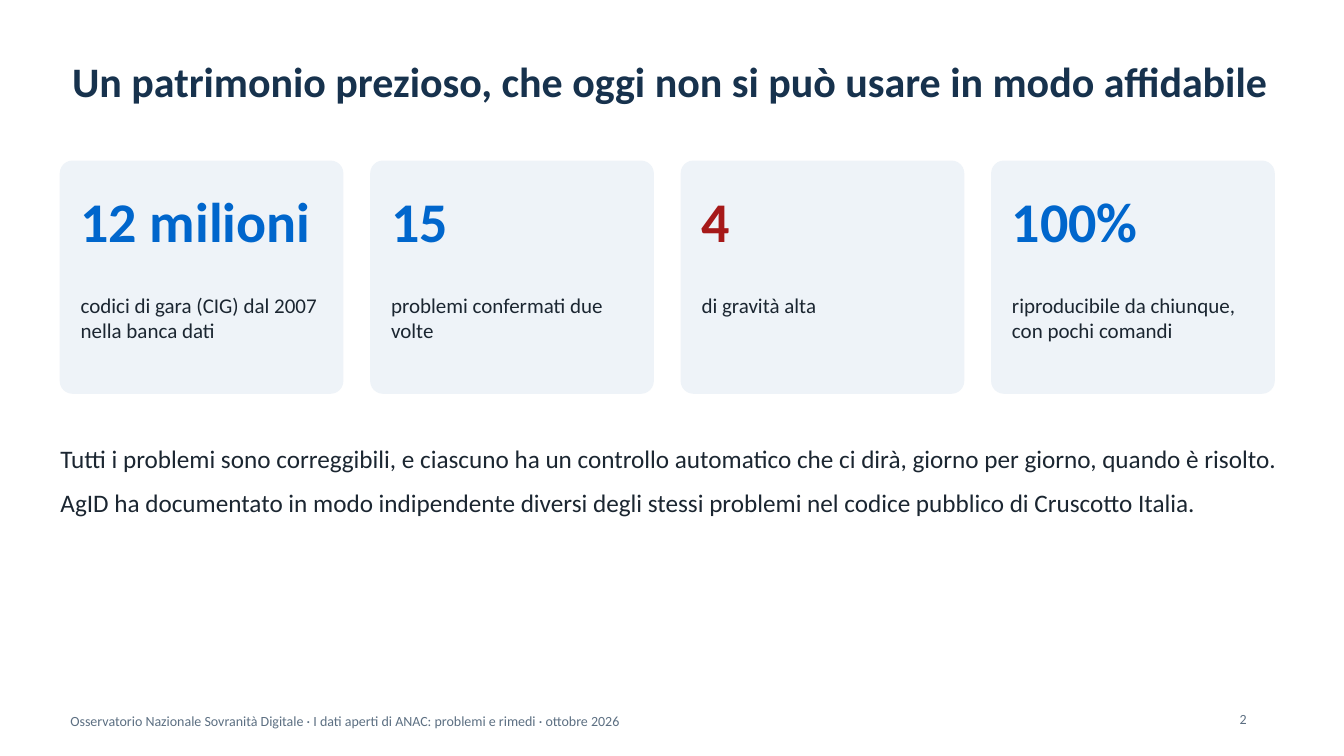
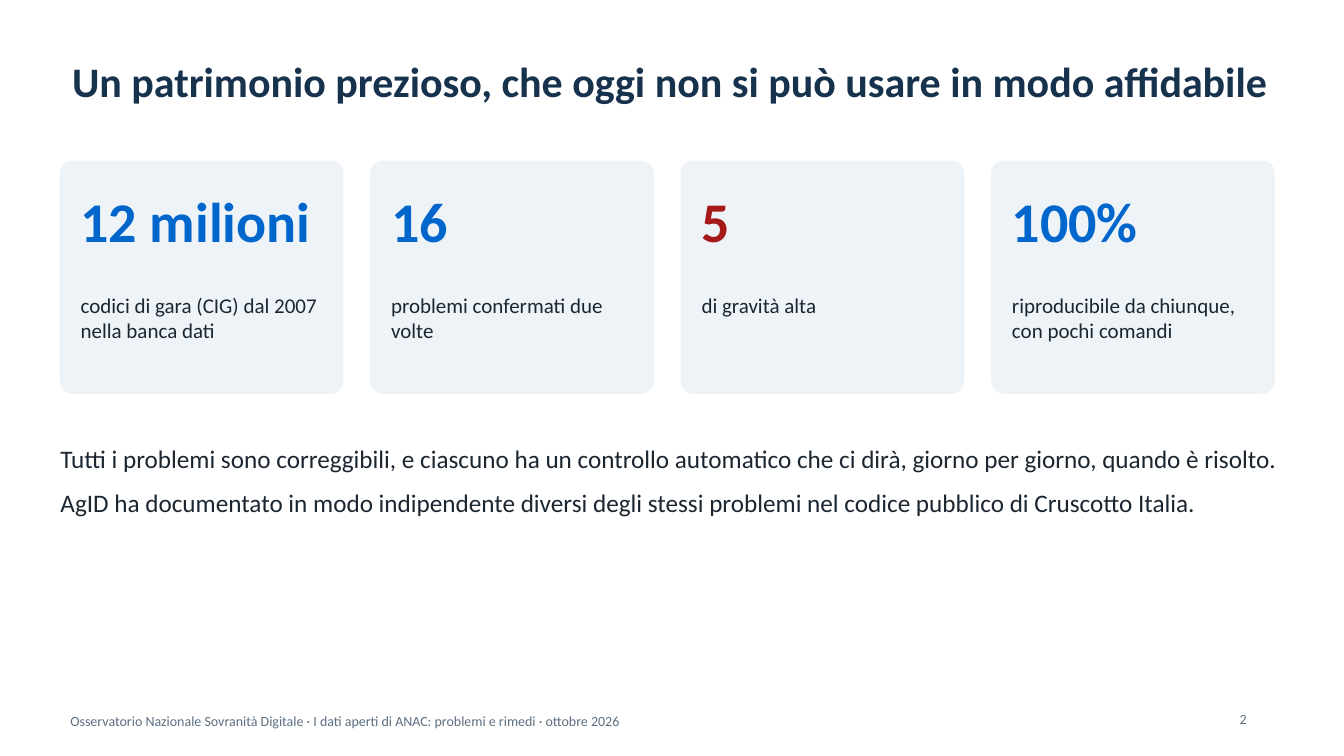
Before and after one commit to mxmap-it/analisi-spesa-ict, a slide deck: slide 2 of report/anac/presentazione-anac-2026-10.pptx. Drawn at 1344x756 pixels with LibreOffice and Linux fonts; fonts in the diff are those of the drawing. Boxes give left, top, right and bottom in pixels: in the first picture for what was removed or moved away, otherwise in the second. Text is boxed around its words. In the diff, an @@ line names an element or a change of style, - is before the commit and + after.

```diff
--- a/report/anac/presentazione-anac-2026-10.pptx
+++ b/report/anac/presentazione-anac-2026-10.pptx
@@ text at box(391, 203, 448, 243): text changed @@
-15
+16
@@ text at box(702, 205, 730, 243): text changed @@
-4
+5
```
Also in this commit, not shown: 2 other slides changed, 9 other files.
